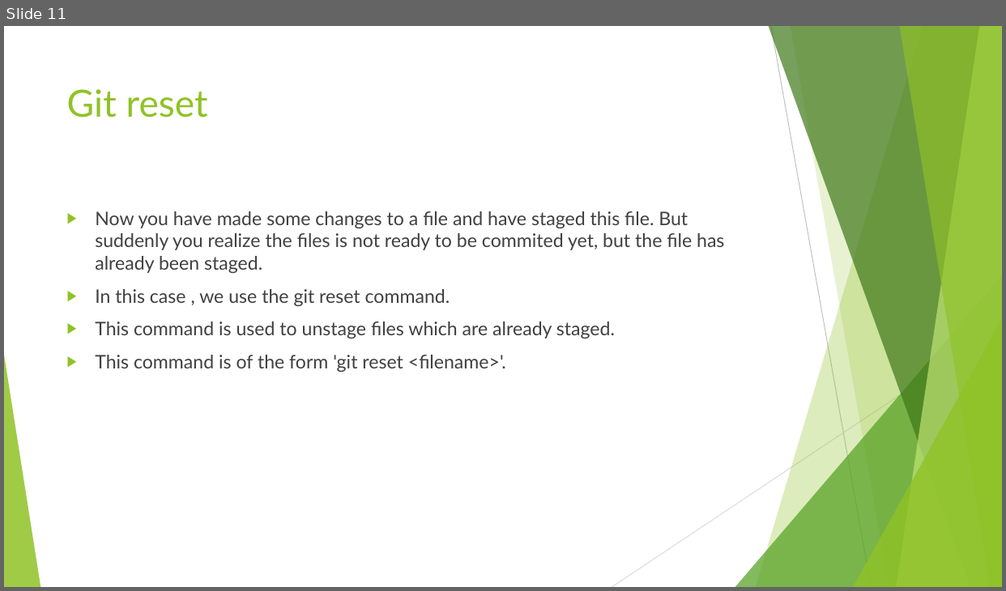
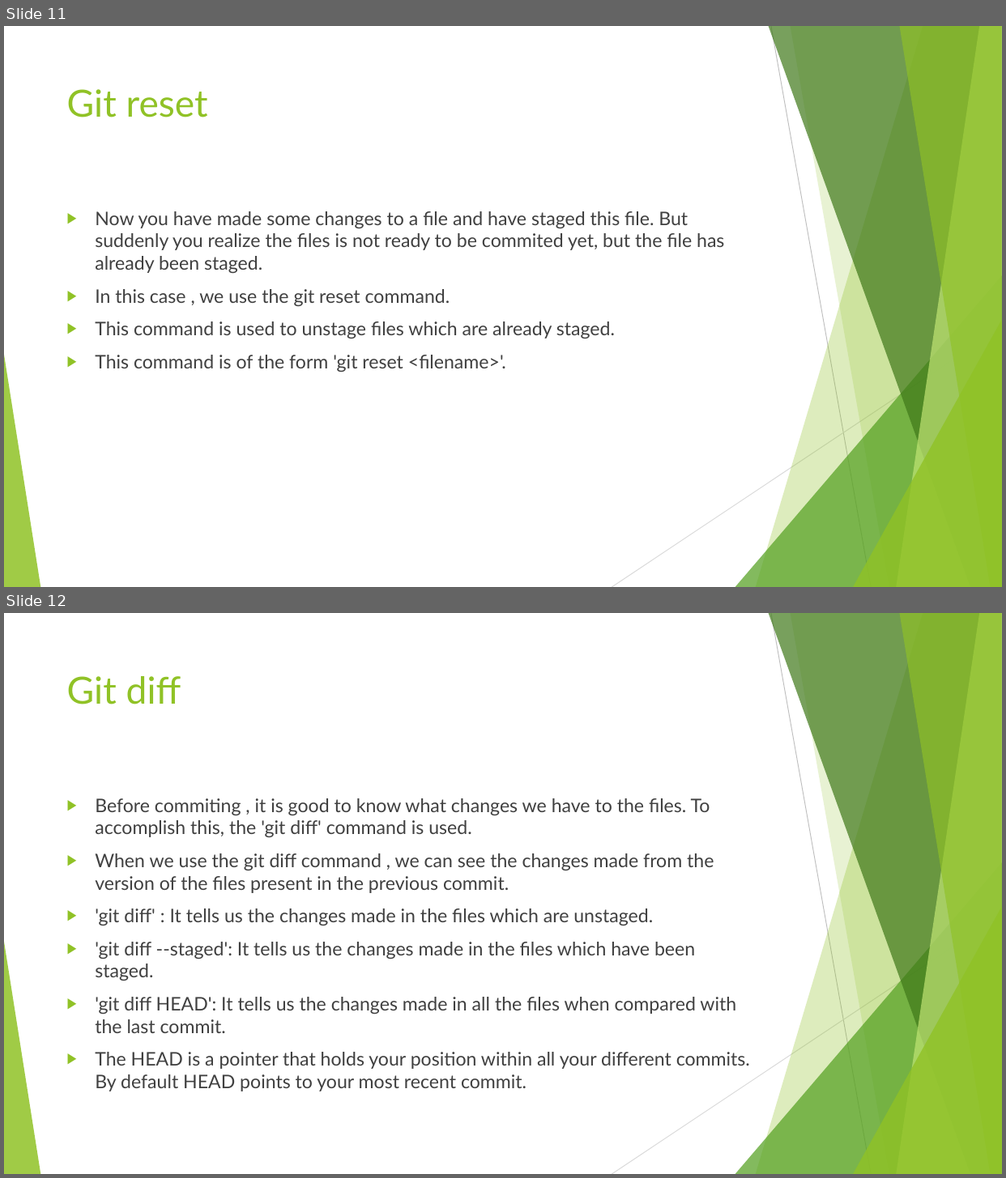
Before and after one commit to Gautam0401/My-Repo, a slide deck: GIT.pptx. Shown one above the other, each under a label of ours: slide 11 before the commit, slides 11 and 12 after it. The pictures are 1006x591 and 1006x1178 pixels, drawn with LibreOffice and Linux fonts; fonts in the diff are those of the drawing. Boxes give left, top, right and bottom in pixels: in the first picture for what was removed or moved away, otherwise in the second. Text is boxed around its words. In the diff, an @@ line names an element or a change of style, - is before the commit and + after.

Commit message:
Everything till git merge has been added

```diff
--- a/GIT.pptx
+++ b/GIT.pptx
@@ slide 12 added at bbox=[4, 613, 1002, 1174], background #FFFFFF; not listed: 10 template elements that a slide beside it also shows @@
@@ title added at bbox=[67, 676, 181, 705], 36 pt, text #90C226 @@
+Git diff
@@ text added at bbox=[95, 798, 750, 1092], 18 pt, text #404040 @@
+▶ Before commiting , it is good to know what changes we have to the files. To accomplish this, the 'git diff' command is used.
+▶ When we use the git diff command , we can see the changes made from the version of the files present in the previous commit.
+▶ 'git diff' : It tells us the changes made in the files which are unstaged.
+▶ 'git diff --staged': It tells us the changes made in the files which have been staged.
+▶ 'git diff HEAD': It tells us the changes made in all the files when compared with the last commit.
+▶ The HEAD is a pointer that holds your position within all your different commits. By default HEAD points to your most recent commit.
```
Also in this commit, not shown: 9 other slides added.
